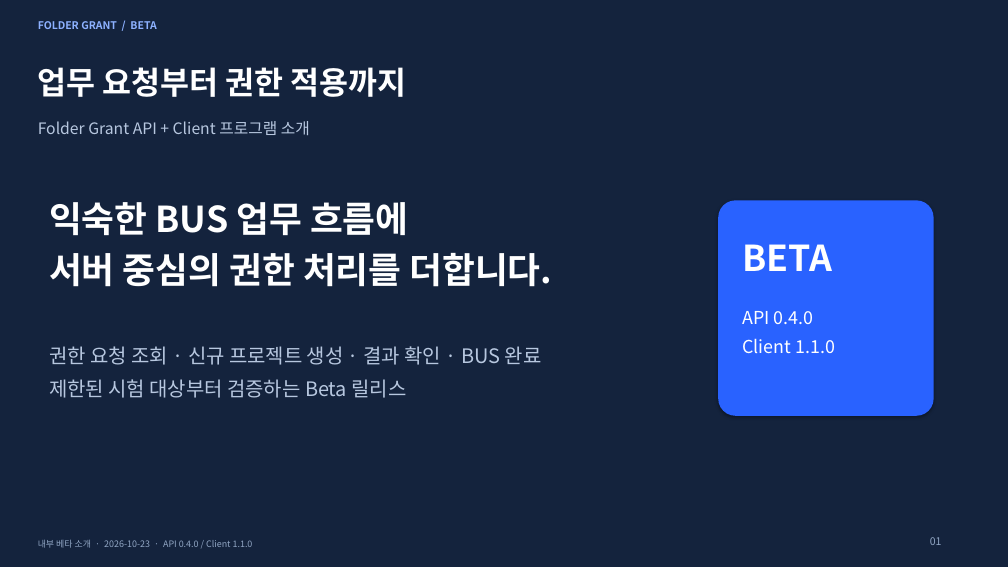
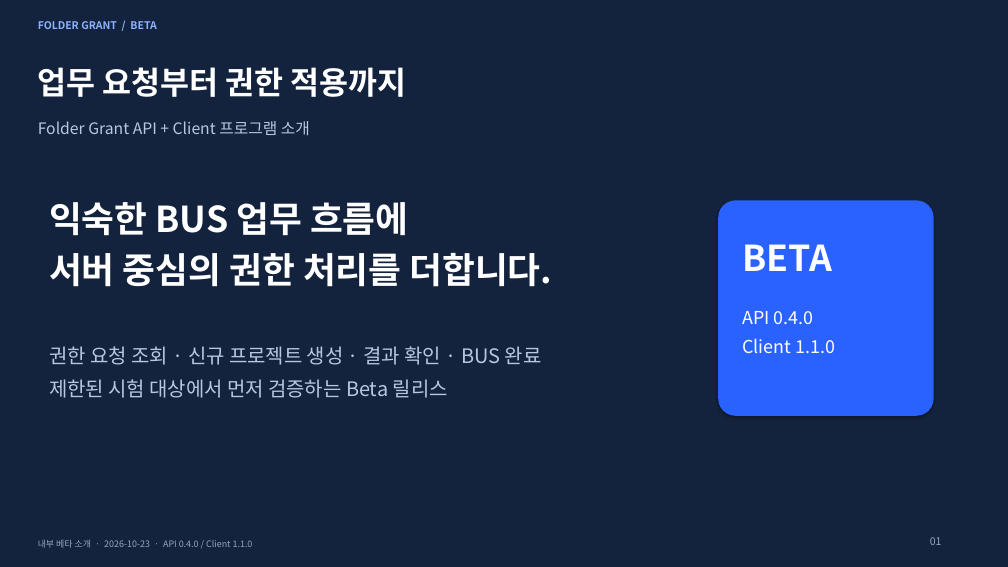
Before and after one commit to Corggi-Kim/Folder-Grant-Tool, a slide deck: slide 1 of docs/Folder_Grant_프로그램_소개서_Beta.pptx. Drawn at 1008x567 pixels with LibreOffice and Linux fonts; fonts in the diff are those of the drawing. Boxes give left, top, right and bottom in pixels: in the first picture for what was removed or moved away, otherwise in the second. Text is boxed around its words. In the diff, an @@ line names an element or a change of style, - is before the commit and + after.

```diff
--- a/docs/Folder_Grant_프로그램_소개서_Beta.pptx
+++ b/docs/Folder_Grant_프로그램_소개서_Beta.pptx
@@ text at box(49, 379, 448, 398): text changed @@
-제한된 시험 대상부터 검증하는 Beta 릴리스
+제한된 시험 대상에서 먼저 검증하는 Beta 릴리스
```
Also in this commit, not shown: 13 other slides changed, 2 other files.
